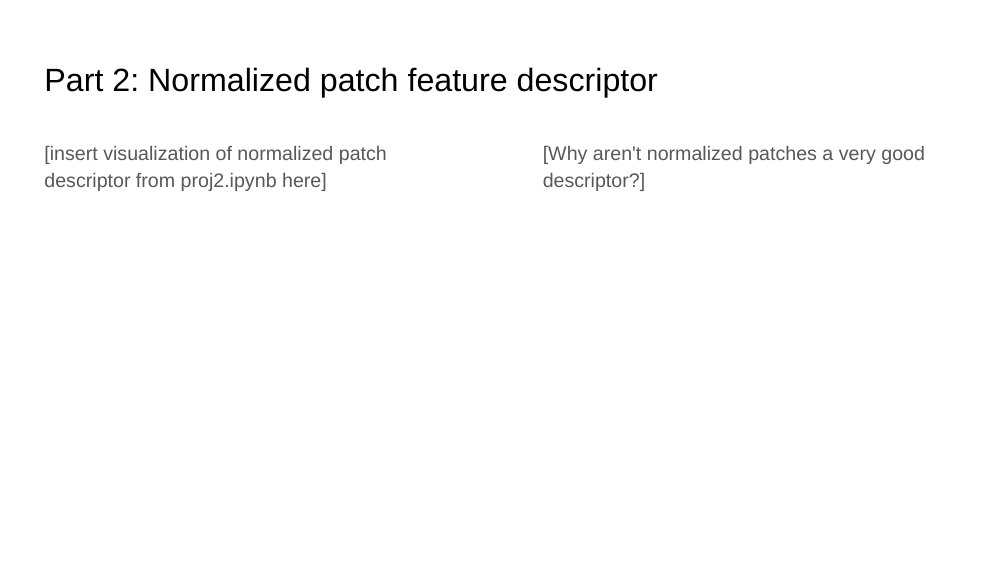
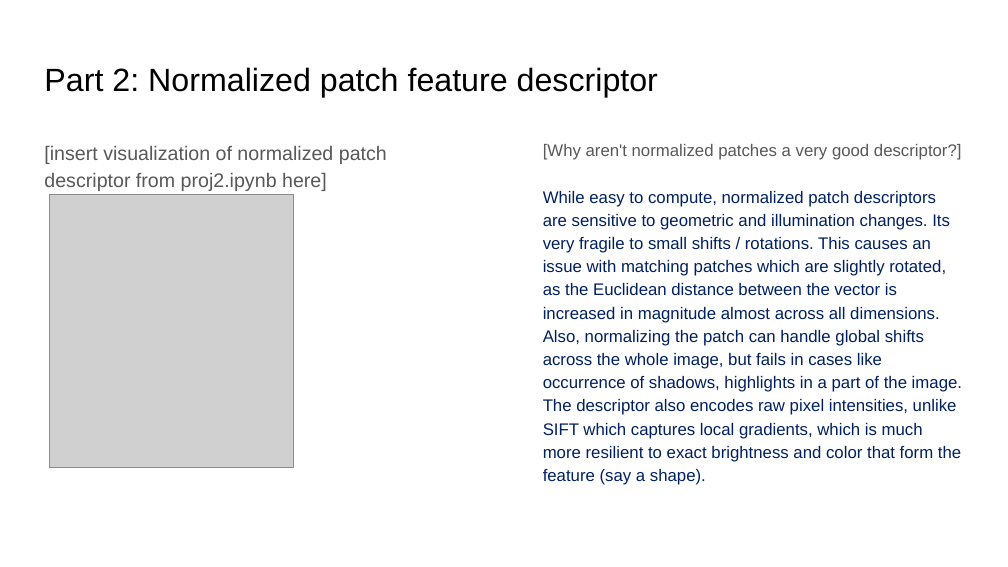
Before and after one commit to aashutoshav/Computer-Vision-Project-2, a slide deck: slide 9 of docs/proj2_report.pptx. Drawn at 1008x567 pixels with LibreOffice and Linux fonts; fonts in the diff are those of the drawing; grey boxes stand for pictures. Boxes give left, top, right and bottom in pixels: in the first picture for what was removed or moved away, otherwise in the second. Text is boxed around its words. In the diff, an @@ line names an element or a change of style, - is before the commit and + after.

Commit message:
experiments with other images

```diff
--- a/docs/proj2_report.pptx
+++ b/docs/proj2_report.pptx
@@ text at (543,144,962,160): size 14 to 12 pt in "[Why aren't normalized patches a very good ..." @@
@@ picture added at (49,195,294,467) @@
@@ text at (543,191,962,485): paragraph added @@
+While easy to compute, normalized patch descriptors are sensitive to geometric and illumination changes. Its very fragile to small shifts / rotations. This causes an issue with matching patches which are slightly rotated, as the Euclidean distance between the vector is increased in magnitude almost across all dimensions. Also, normalizing the patch can handle global shifts across the whole image, but fails in cases like occurrence of shadows, highlights in a part of the image. The descriptor also encodes raw pixel intensities, unlike SIFT which captures local gradients, which is much more resilient to exact brightness and color that form the feature (say a shape).
```
Also in this commit, not shown: 13 other slides changed, 8 other files.
